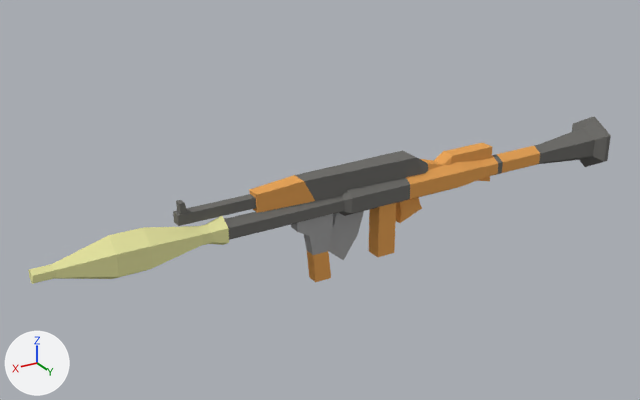
The Blender file Assets/Models/SASCharacter.blend: old version first, new version second.
Camera for both pictures: a 50 mm lens placed at (3.72, 5.68, 2.9), pointed at (0.21, -0.17, -0.02). Arrows for +X, +Y and +Z are at lower left; the lights stay in place.

In view in the first picture: 'AK47', 'RPG', 'Rocket'.
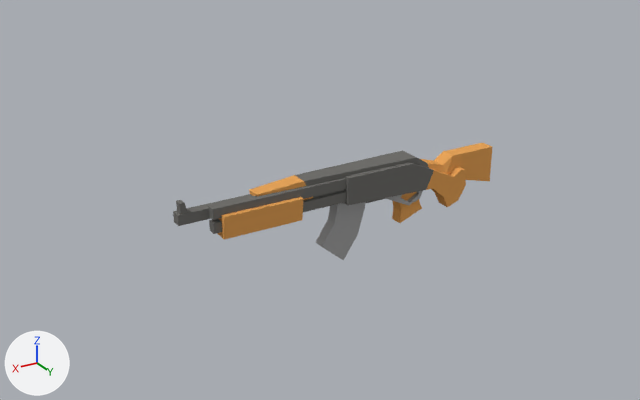
Commit message: Add shotgun

Patch to the scene script:
```diff
--- a/Assets/Models/SASCharacter.blend.py
+++ b/Assets/Models/SASCharacter.blend.py
@@ me_cube_003 @@
+me_cube_003.from_pydata(...)  # 74 vertices, 45 faces; spans x -1.1..1.31, y -0.01..0.16, z -0.22..0.26
+# faces by material slot: [19, 9, 17]
+me_cube_003.materials.append(mat_barrel)  # grey #72716e
+me_cube_003.materials.append(mat_magazine)  # grey #a5a5a5
+me_cube_003.materials.append(mat_wood)  # orange #e7a45a
@@ ob_rocket @@
 ob_rocket.location = (1.183, 0.048, 0.027)
+ob_rocket.hide_set(True)  # its collection is switched off
@@ ob_rpg @@
 ob_rpg.location = (-0.025, 0.048, 0.027)
+ob_rpg.hide_set(True)  # its collection is switched off
@@ ob_shotgun @@
+ob_shotgun = bpy.data.objects.new('Shotgun', me_cube_003)
+ob_shotgun.location = (0.0, 0.0, 0.0)
```

Changed parts and their boxes (x1, y1, x2, y2) in the pictures (640 x 400 px):
'RPG', hidden
    before: (224, 116, 611, 282)
'Shotgun', added
    after: (208, 162, 466, 239)
    faces in mat_barrel (grey #72716e): (208, 162, 434, 234)
    faces in mat_wood (orange #e7a45a): (217, 167, 466, 239)
    faces in mat_magazine (grey #a5a5a5): (385, 191, 423, 205)
'Rocket', hidden
    before: (28, 216, 229, 284)
